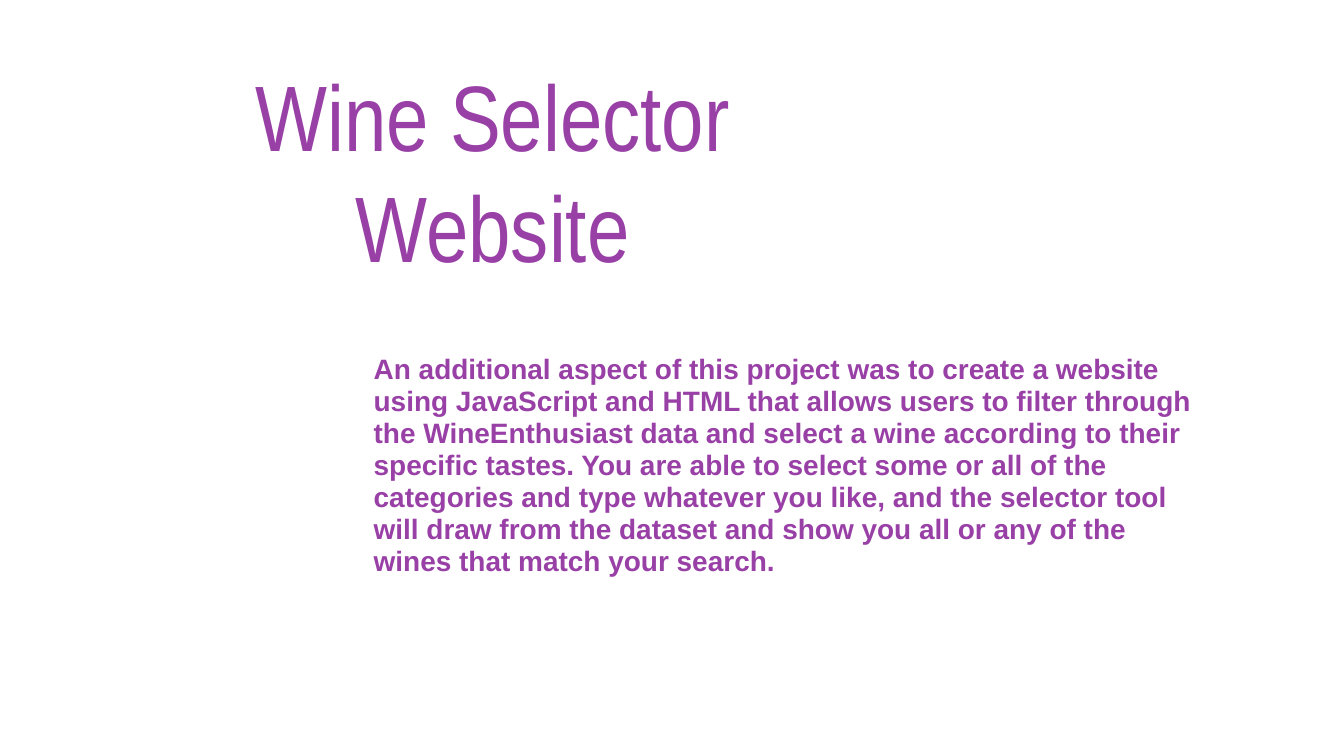
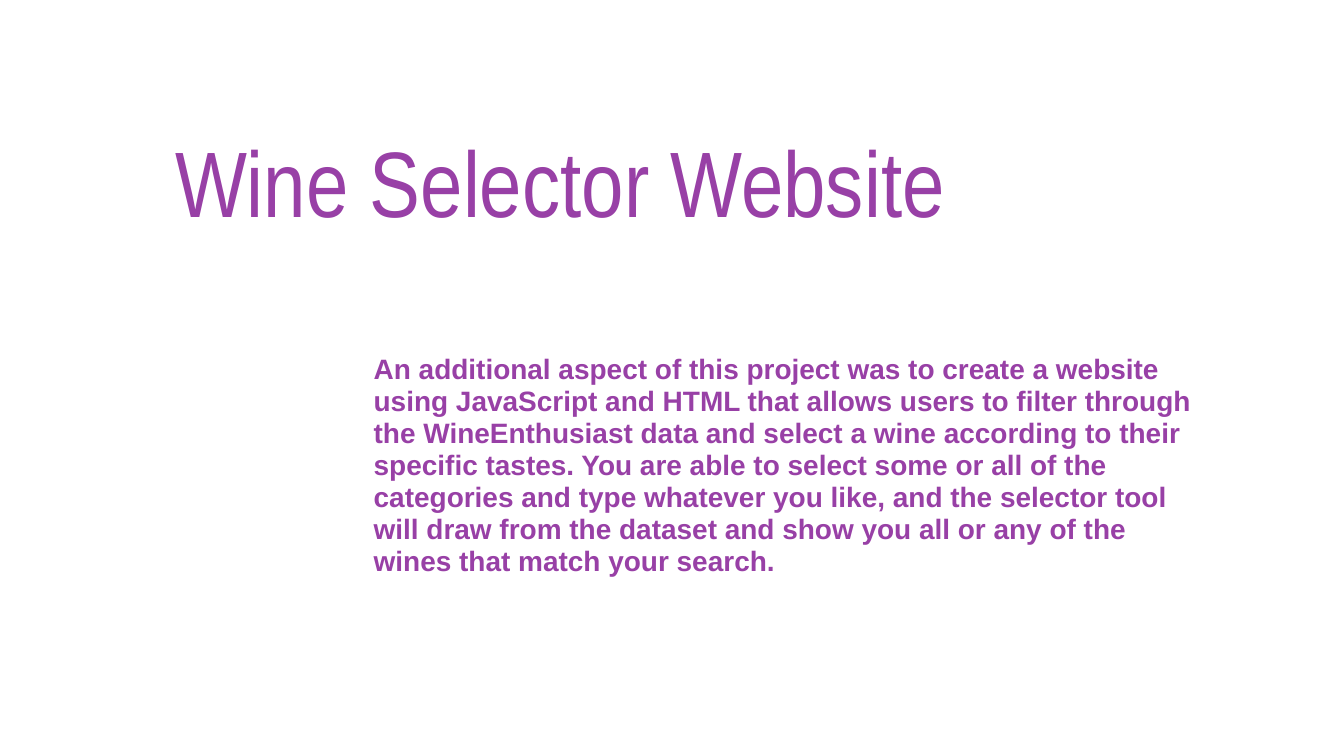
Before and after one commit to ImanJJ305/Liquor_Analysis, a slide deck: slide 19 of Presentation/Wine Analysis.pptx (slide 21 before the commit). Drawn at 1344x756 pixels with LibreOffice and Linux fonts; fonts in the diff are those of the drawing; background and template pictures are left out. Boxes give left, top, right and bottom in pixels: in the first picture for what was removed or moved away, otherwise in the second. Text is boxed around its words. In the diff, an @@ line names an element or a change of style, - is before the commit and + after.

```diff
--- a/Presentation/Wine Analysis.pptx
+++ b/Presentation/Wine Analysis.pptx
@@ title "Wine Selector Website" rewrapped from [255,83,729,263] to [175,149,945,218] @@
```
Also in this commit, not shown: 4 other slides changed, 3 slides added, 6 slides removed.
